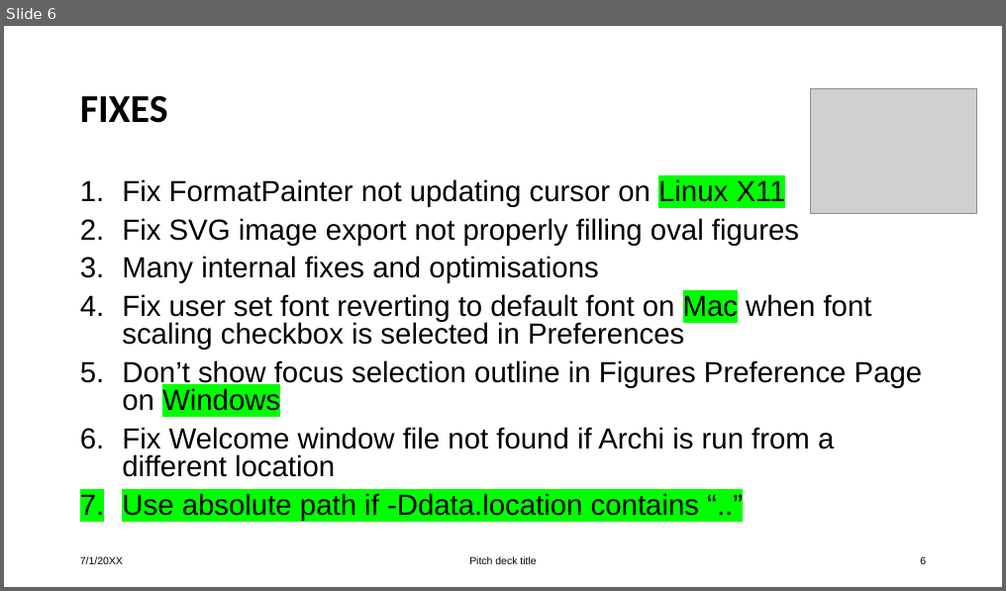
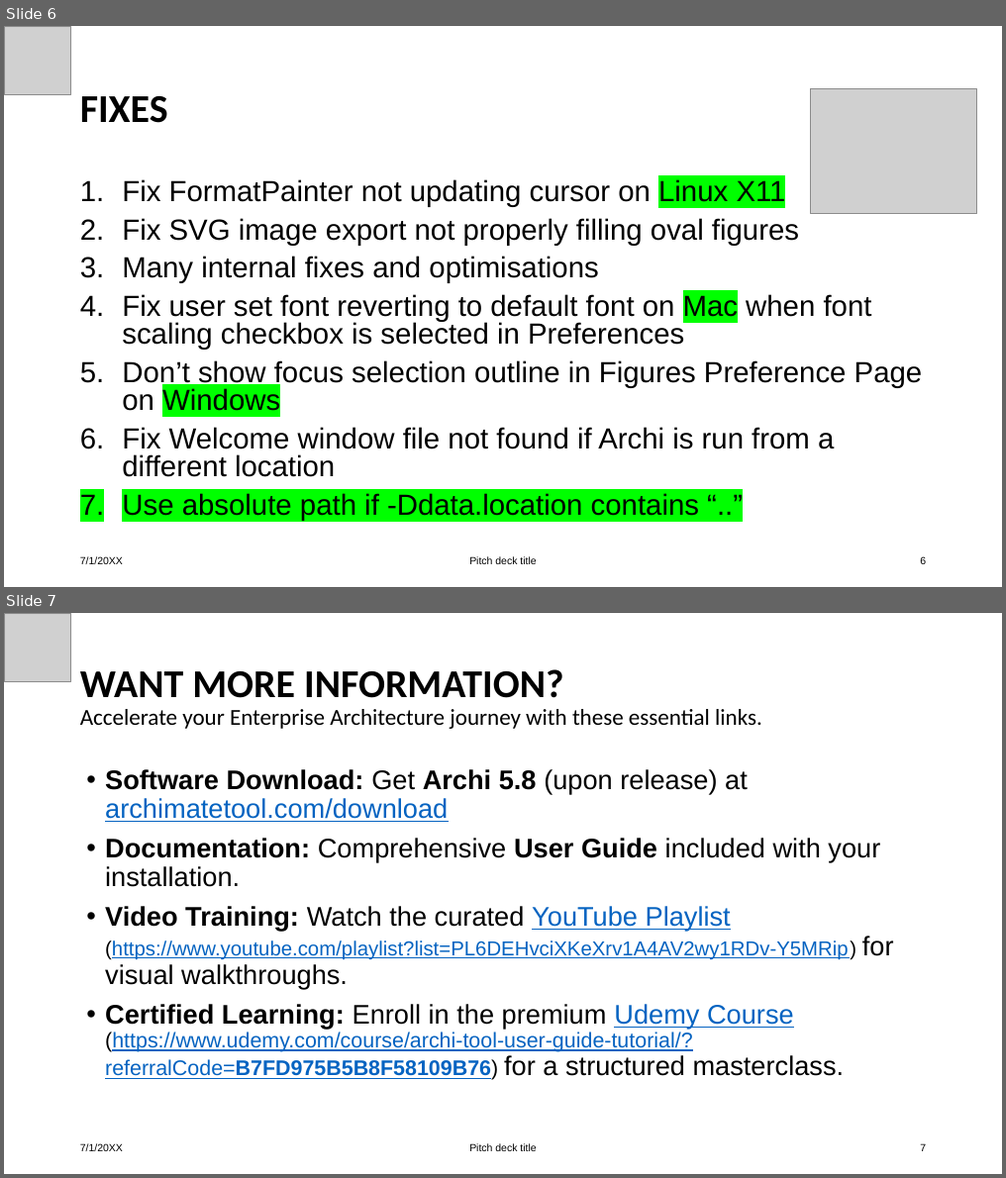
Before and after one commit to yasenstar/EA, a slide deck: architool/Archi_5.8_NewFeatureIntro.pptx. Shown one above the other, each under a label of ours: slide 6 before the commit, slides 6 and 7 after it. The pictures are 1006x591 and 1006x1178 pixels, drawn with LibreOffice and Linux fonts; fonts in the diff are those of the drawing; grey boxes stand for pictures. Boxes give left, top, right and bottom in pixels: in the first picture for what was removed or moved away, otherwise in the second. Text is boxed around its words. In the diff, an @@ line names an element or a change of style, - is before the commit and + after.

```diff
--- a/architool/Archi_5.8_NewFeatureIntro.pptx
+++ b/architool/Archi_5.8_NewFeatureIntro.pptx
@@ slide 7 added at (4,613,1002,1174), background #FFFFFF @@
@@ picture added at (4,613,70,681) @@
@@ title added at (80,669,762,729), 22 pt, text #000000 @@
+WANT MORE INFORMATION?
+Accelerate your Enterprise Architecture journey with these essential links.
@@ text added at (105,769,894,1080), 25.9 pt, text #000000 @@
+• Software Download: Get Archi 5.8 (upon release) at archimatetool.com/download
+• Documentation: Comprehensive User Guide included with your installation.
+• Video Training: Watch the curated YouTube Playlist (https://www.youtube.com/playlist?list=PL6DEHvciXKeXrv1A4AV2wy1RDv-Y5MRip) for visual walkthroughs.
+• Certified Learning: Enroll in the premium Udemy Course (https://www.udemy.com/course/archi-tool-user-guide-tutorial/?referralCode=B7FD975B5B8F58109B76) for a structured masterclass.
@@ text added at (80,1144,123,1152), 10 pt, text #000000 @@
+7/1/20XX
@@ text added at (469,1144,536,1152), 10 pt, text #000000 @@
+Pitch deck title
@@ page number added at (920,1144,926,1152), 10 pt, text #000000 @@
+7
@@ slide 6 changed as well @@
@@ picture added at (4,26,70,94) @@
```
Also in this commit, not shown: 5 other slides changed, 3 other files.
